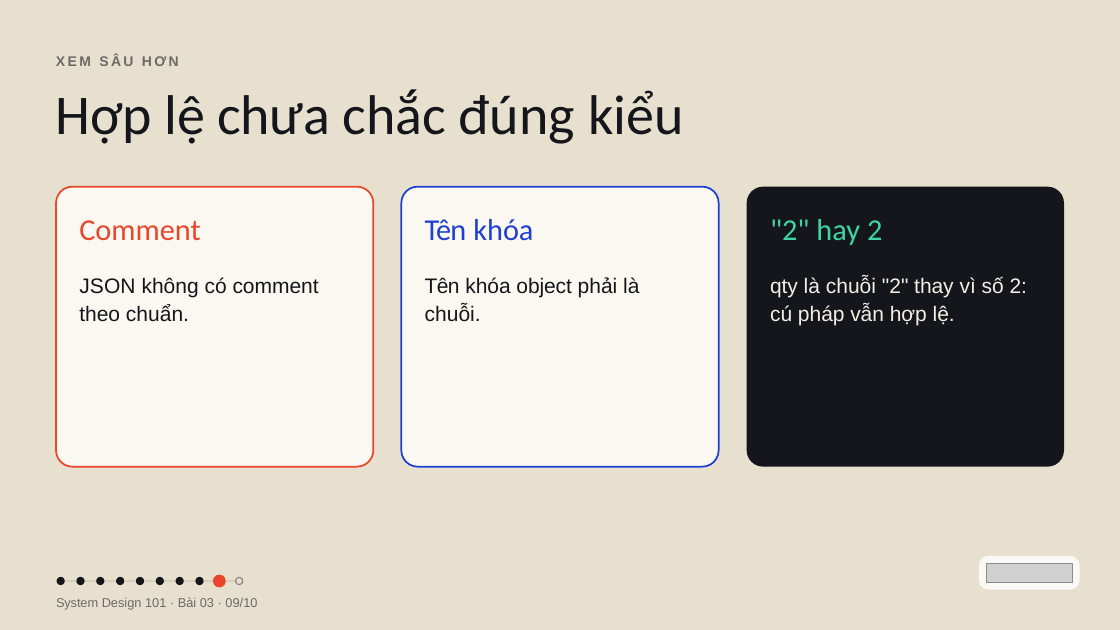
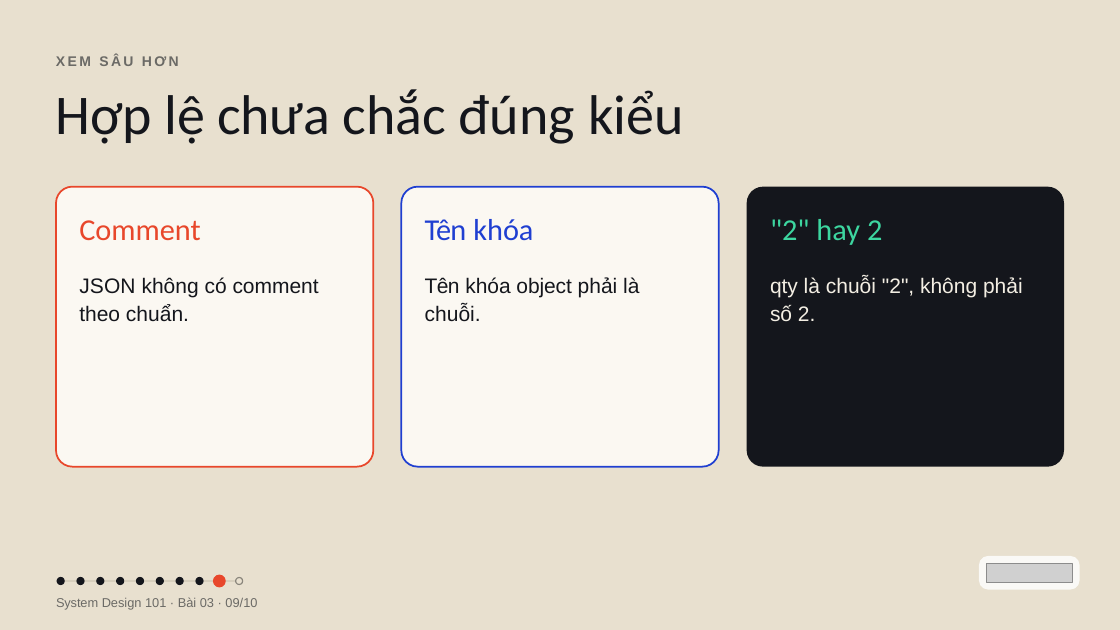
Before and after one commit to vohoailinh90/tool-marketing-studio, a slide deck: slide 9 of system-design-101/vi/lessons/sd-09-003/slides/sd-09-003.pptx. Drawn at 1120x630 pixels with LibreOffice and Linux fonts; fonts in the diff are those of the drawing; grey boxes stand for pictures. Boxes give left, top, right and bottom in pixels: in the first picture for what was removed or moved away, otherwise in the second. Text is boxed around its words. In the diff, an @@ line names an element or a change of style, - is before the commit and + after.

```diff
--- a/system-design-101/vi/lessons/sd-09-003/slides/sd-09-003.pptx
+++ b/system-design-101/vi/lessons/sd-09-003/slides/sd-09-003.pptx
@@ text at [770,276,1023,321]: text changed @@
-qty là chuỗi "2" thay vì số 2: cú pháp vẫn hợp lệ.
+qty là chuỗi "2", không phải số 2.
```
Also in this commit, not shown: 5 other slides changed, 4 other files.
